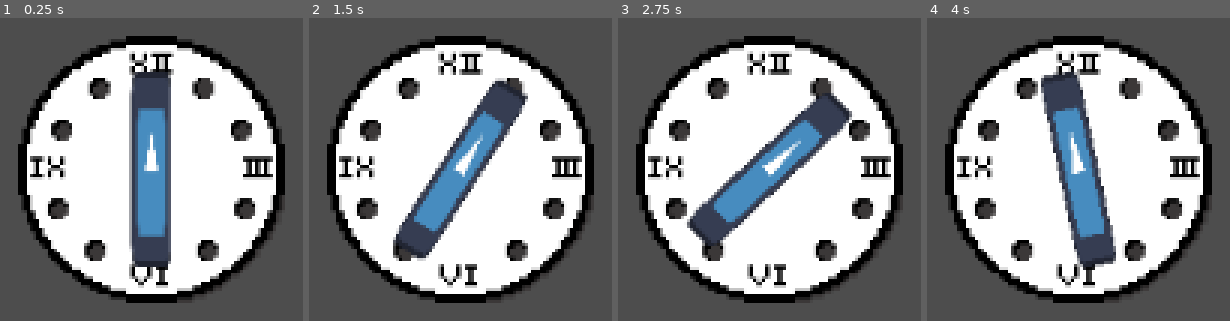
Above: before the commit, frames 1-4 (left to right).
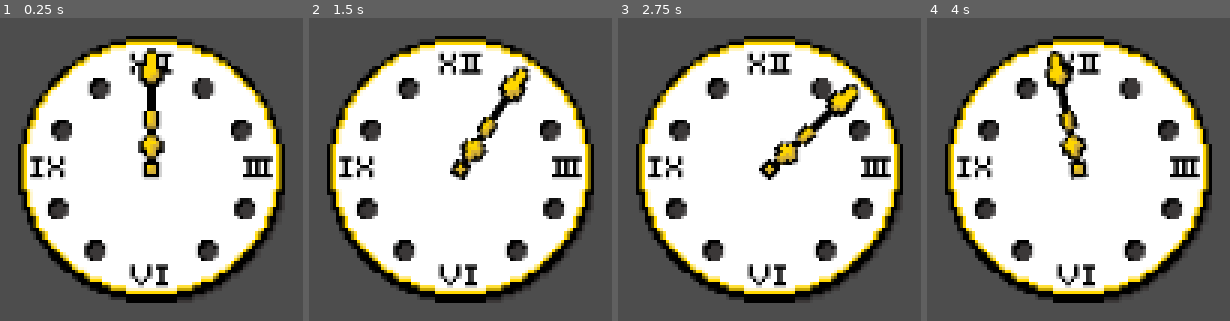
Above: after the commit, the same moments.

Repository: duckingg/GMTK-Heavenly-office
Game: Godot game, scene res://main.tscn
The game is run twice, just before and just after one commit, with the same random seed, the same clock (stepped at 60 frames per second) and the same inputs. The engine's default icon, where the game draws it, is replaced by a stand-in: a white triangle on a blue panel in a dark square.
Inputs:
- Up to frame 1 (0.25 s): no input
- Up to frame 2 (1.5 s): tap Enter at 0.5 s; hold Up (ui_up) 0.53-1.28 s; hold Down (ui_down) from 1.28 s (still down)
- Up to frame 3 (2.75 s): release Down (ui_down) at 2.03 s; hold Up (ui_up) from 2.03 s (still down)
- Up to frame 4 (4 s): release Up (ui_up) at 3.53 s; hold Down (ui_down) from 3.53 s (still down)

The runs differ from the first frame. In frame 1, 14% of the frame differs, in the area x 6-94%, y 6-92%; in frame 2, 14%; in frame 3, 14%; in frame 4, 14%.

Commit message:
Clock and second hand
the clock art got updated and the second hand just got added

Diff:
--- a/Assets/Clock.tscn
+++ b/Assets/Clock.tscn
@@ -1,8 +1,8 @@
 [gd_scene format=3 uid="uid://dxkokcej7bbgl"]
 
-[ext_resource type="Texture2D" uid="uid://8f8xv2ffeaiu" path="res://Sprites/Clock.png" id="1_qj2jc"]
-[ext_resource type="Texture2D" uid="uid://c358y8ffhdofm" path="res://icon.svg" id="1_r3var"]
+[ext_resource type="Texture2D" uid="uid://drcuf48wpfaed" path="res://Sprites/Clock2.png" id="1_qj2jc"]
 [ext_resource type="Script" uid="uid://ckpfbpuv07ouw" path="res://Scripts/Clock.gd" id="2_qj2jc"]
+[ext_resource type="Texture2D" uid="uid://c1xsd7fu6tkvs" path="res://Sprites/clock arm.png" id="3_1ubeg"]
 
 [node name="Clock" type="Sprite2D" unique_id=993132611]
 texture_filter = 1
@@ -10,5 +10,5 @@
 script = ExtResource("2_qj2jc")
 
 [node name="Second_hand" type="Sprite2D" parent="." unique_id=2104889403]
-scale = Vector2(0.07421875, 0.3671875)
-texture = ExtResource("1_r3var")
+texture_filter = 1
+texture = ExtResource("3_1ubeg")
Binary file added: Sprites/Clock2.png
Not shown, added: Sprites/Clock2.png.import
Binary file added: Sprites/clock arm.png
Not shown, added: Sprites/clock arm.png.import
